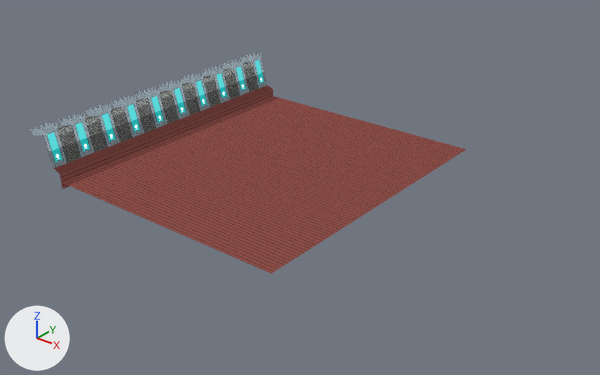
The Blender file Breaker/Assets/Models/Level_Base.blend: old version first, new version second.
Before and after are seen from a 50 mm lens placed at (34.1, -34.8, 19.9), pointed at (7.0, -0.9, -1.2). Arrows for +X, +Y and +Z are at lower left; the lights stay in place.

The scene before the commit, as lines of its bpy script (objects in view):
```python
me_cube_001 = bpy.data.meshes.new('Cube.001')
me_cube_001.from_pydata(...)  # 500 vertices, 439 faces; spans x -6.1..12.2, y -9.7..9.5, z -1.2..2.6
me_cube_001.materials.append(mat_leveltileset)
ob_cube_001 = bpy.data.objects.new('Cube.001', me_cube_001)
ob_cube_001.location = (0.0, 0.0, 0.0)
```
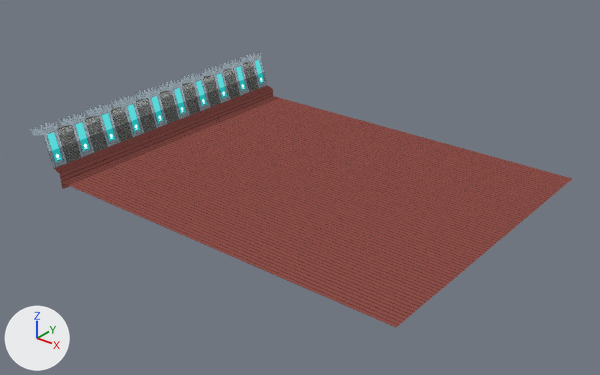
Pixel boxes [x1, y1, x2, y2] of what changed, in the pictures (600 x 375 px):
```json
{"object": "Cube.001", "change": "reshaped", "before": [27, 48, 466, 274], "after": [27, 48, 572, 327], "on screen": "24% wider, 23% taller"}
{"part": 1, "of": "me_cube_001", "change": "added", "after": [272, 149, 572, 327], "on screen": "brown"}
```

Scene script edits in JSON lines:
```json
{"block": "me_cube_001", "where": "# used by ob_cube_001; location = (0.0, 0.0, 0.0)"}
{"op": "remove", "block": "me_cube_001", "code": "me_cube_001.from_pydata(...)  # 500 vertices, 439 faces; spans x -6.1..12.2, y -9.7..9.5, z -1.2..2.6"}
{"op": "add", "block": "me_cube_001", "code": "me_cube_001.from_pydata(...)  # 640 vertices, 572 faces; spans x -6.1..19.1, y -9.7..9.5, z -1.2..2.6"}
{"block": "me_cube_001", "change": "me_cube_001 part 1"}
{"block": "me_cube_001", "change": "20 new vertices lie (1.0, 0.0, 0.0) away from vertices in x 12.2, y -9.6..9.4, z -0.8"}
{"block": "me_cube_001", "change": "20 new vertices lie (1.0, 0.0, 0.0) away from vertices in x 13.2, y -9.6..9.4, z -0.8"}
{"block": "me_cube_001", "change": "20 new vertices lie (1.0, 0.0, 0.0) away from vertices in x 14.2, y -9.6..9.4, z -0.8"}
{"block": "me_cube_001", "change": "20 new vertices lie (1.0, 0.0, 0.0) away from vertices in x 15.2, y -9.6..9.4, z -0.8"}
{"block": "me_cube_001", "change": "20 new vertices lie (1.0, 0.0, 0.0) away from vertices in x 16.2, y -9.6..9.4, z -0.8"}
{"block": "me_cube_001", "change": "20 new vertices lie (0.9, 0.0, 0.0) away from vertices in x 17.2, y -9.6..9.4, z -0.8"}
{"block": "me_cube_001", "change": "20 new vertices lie (1.0, 0.0, 0.0) away from vertices in x 18.1, y -9.6..9.4, z -0.8"}
{"block": "me_cube_001", "change": "133 new faces join them"}
```
